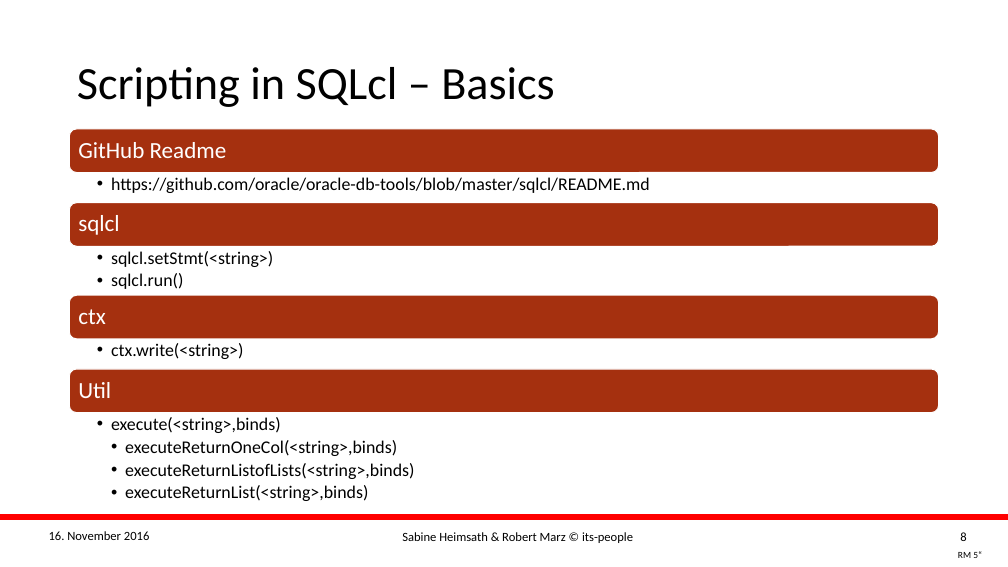
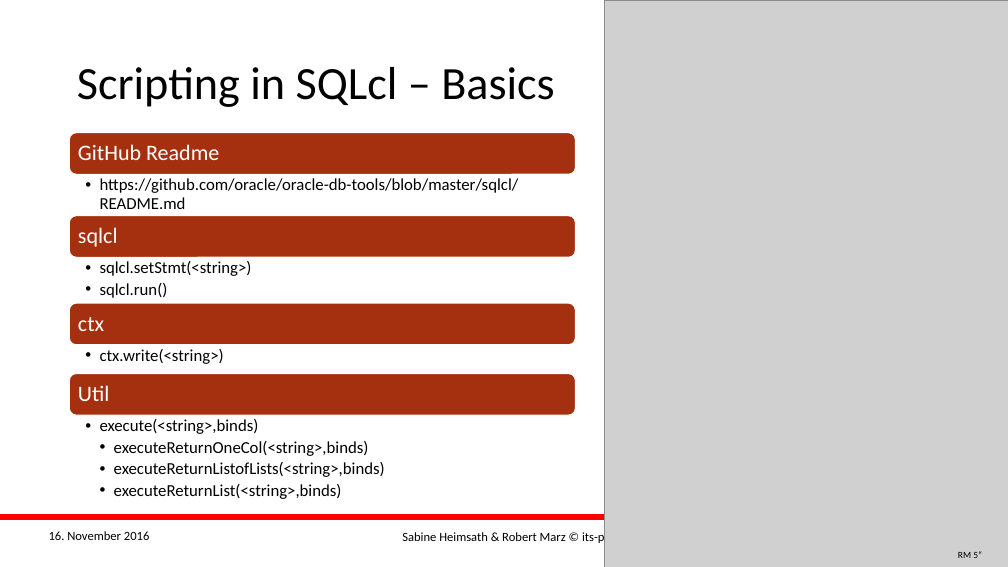
Before and after one commit to its-people/sqlclscripts, a slide deck: slide 9 of Slides/2016 DOAG K+A - Sabine Heimsath + Robert Marz - Scripting with SQLcl.pptx (slide 8 before the commit). Drawn at 1008x567 pixels with LibreOffice and Linux fonts; fonts in the diff are those of the drawing; grey boxes stand for pictures; background and template pictures are left out. Boxes give left, top, right and bottom in pixels: in the first picture for what was removed or moved away, otherwise in the second. Text is boxed around its words. In the diff, an @@ line names an element or a change of style, - is before the commit and + after.

```diff
--- a/Slides/2016 DOAG K+A - Sabine Heimsath + Robert Marz - Scripting with SQLcl.pptx
+++ b/Slides/2016 DOAG K+A - Sabine Heimsath + Robert Marz - Scripting with SQLcl.pptx
@@ picture added at (605,0,1008,567) @@
@@ rounded rectangle: place and size @@
-rounded rectangle at (70,129,939,173)
+rounded rectangle at (70,132,575,174)
@@ rounded rectangle: place and size @@
-rounded rectangle at (70,203,939,247)
+rounded rectangle at (70,216,575,257)
@@ size 22 to 21 pt in 4 elements at (78,144,219,160), (78,385,109,401), (78,317,104,331), (78,227,118,247) @@
@@ text "sqlcl": place and size @@
-text "sqlcl" at (78,215,119,235)
+text "sqlcl" at (78,227,118,247)
@@ size 17 to 16 pt; bullet •• to • in 4 elements at (100,419,385,499), (100,349,224,364), (100,178,519,209), (100,261,252,298) @@
@@ text "sqlcl.setStmt(<string>)": place and size @@
-text "sqlcl.setStmt(<string>)" at (111,251,273,289)
+text "sqlcl.setStmt(<string>)" at (100,261,252,298)
@@ rounded rectangle: place and size @@
-rounded rectangle at (70,296,939,340)
+rounded rectangle at (70,303,575,345)
@@ text "ctx": place and size @@
-text "ctx" at (78,309,105,324)
+text "ctx" at (78,317,104,331)
@@ rounded rectangle: place and size @@
-rounded rectangle at (70,369,939,413)
+rounded rectangle at (70,374,575,415)
@@ page number removed at (960,532,966,541) @@
-8
```
Also in this commit, not shown: 7 other slides changed, 1 slide added, 4 other files.
